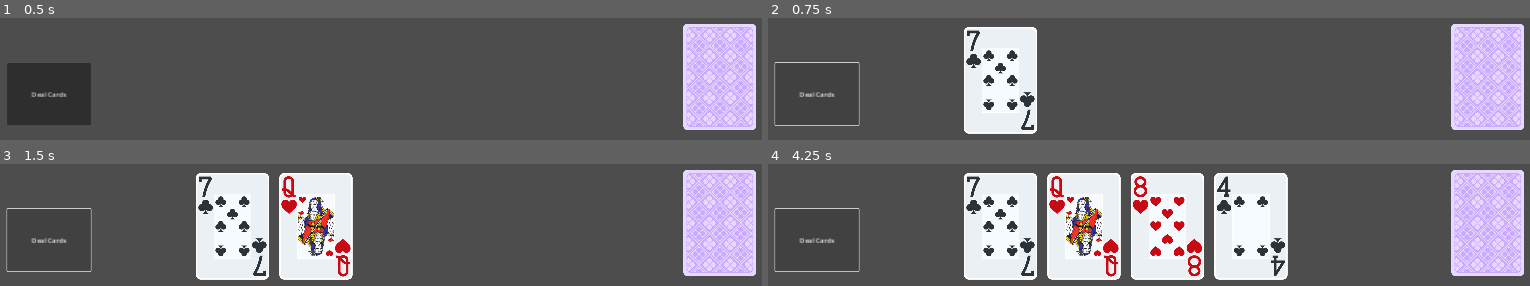
Above: before the commit, frames 1-4 (two rows, left to right).
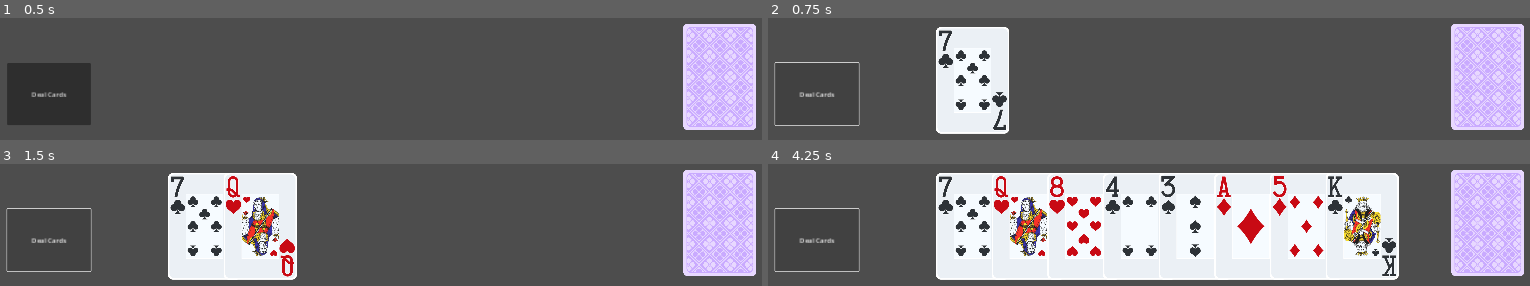
Above: after the commit, the same moments.

Repository: joverlee521/godot-card-game
Game: Godot game, scene res://scenes/card_battle.tscn
Same seed, same stepped clock (60 frames per second), same inputs: the game is played once before the commit and once after it. The project has no main scene, so this scene is started directly.
Inputs:
- Up to frame 1 (0.5 s): no input
- Up to frame 2 (0.75 s): click "Deal Cards" at 0.5 s
- Up to frame 3 (1.5 s): click "Deal Cards" at 1.25 s
- Up to frame 4 (4.25 s): click "Deal Cards" at 2 s; tap Enter at 3.5 s

Frame 1 is identical in both runs. In frame 2, 7.4% of the frame differs, in the area x 22-36%, y 7-96%; in frame 3, 14%; in frame 4, 28%, in the area x 22-83%, y 7-96%.

Commit message:
Automatically deal full hand at start of battle

Diff:
--- a/scenes/card_battle.gd
+++ b/scenes/card_battle.gd
@@ -1,11 +1,24 @@
 extends Node
 
+var battle_hand_size = 8
 
 # Called when the node enters the scene tree for the first time.
 func _ready():
-	pass
+	$PlayerHand.hand_size = battle_hand_size
+	await get_tree().create_timer(2.0).timeout
+	deal_hand()
 
 
 # Called every frame. 'delta' is the elapsed time since the previous frame.
 func _process(delta):
 	pass
+
+
+func deal_hand():
+	deal_cards(battle_hand_size)
+
+
+func deal_cards(number_of_cards):
+	for n in number_of_cards:
+		await get_tree().create_timer(0.5).timeout
+		$Deck.get_card()
--- a/scenes/player_hand.gd
+++ b/scenes/player_hand.gd
@@ -2,7 +2,11 @@
 
 signal hand_full
 
-var hand_size = 5
+var hand_size: int = 5:
+	set(value):
+		hand_size = value
+		set_card_x_spacing()
+
 var card_y
 var card_x_spacing
 var cards_in_hand = []
@@ -14,12 +18,16 @@
 	var size = rect.size
 
 	card_y = size.y/2
-	card_x_spacing = size.x/(hand_size + 1)
+	set_card_x_spacing()
 
 
 # Called every frame. 'delta' is the elapsed time since the previous frame.
 func _process(delta):
 	pass
+
+
+func set_card_x_spacing():
+	card_x_spacing = size.x/(hand_size + 1)
 
 
 func _on_deck_dealt_card(new_card):
